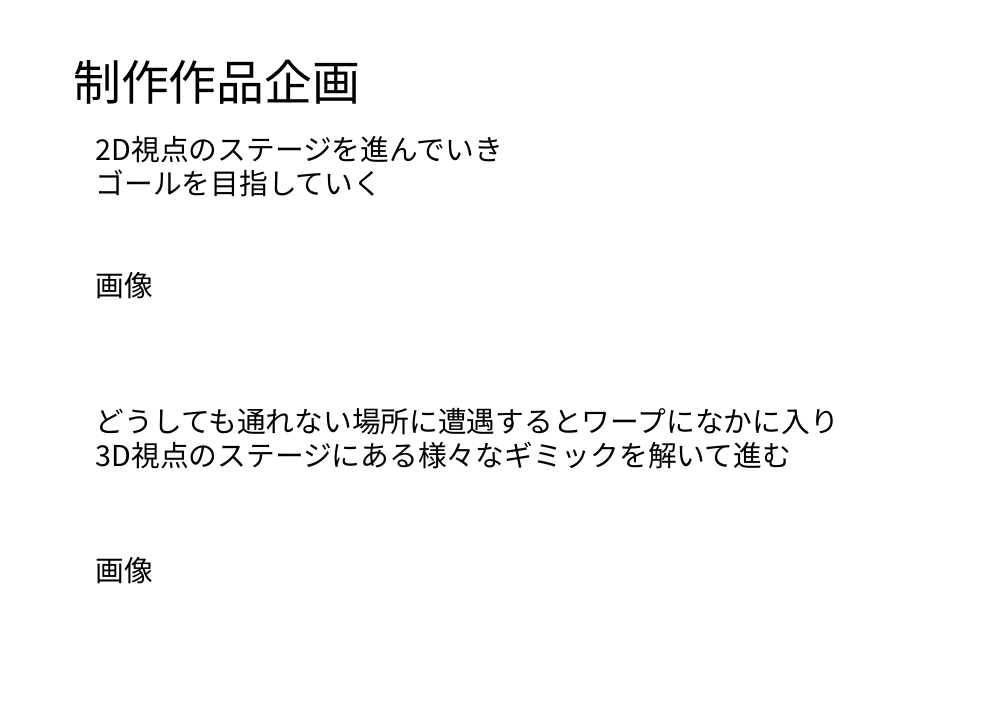
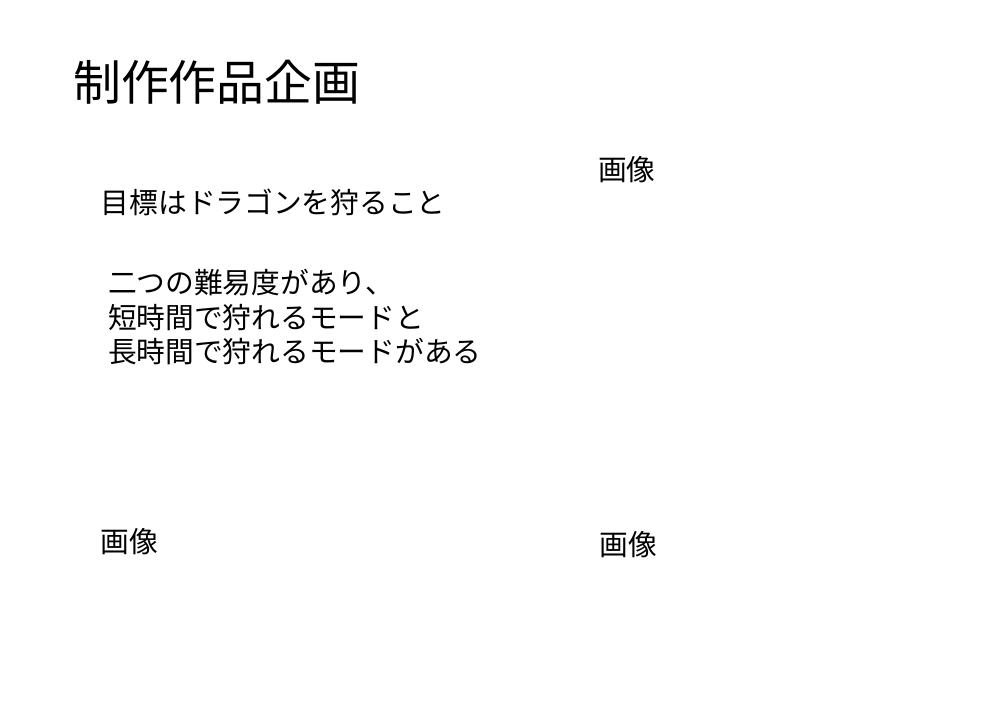
Before and after one commit to Hmmtrnt/Protfolio, a slide deck: slide 5 of ポートフォリオコナミ.pptx. Drawn at 1008x713 pixels with LibreOffice and Linux fonts; fonts in the diff are those of the drawing. Boxes give left, top, right and bottom in pixels: in the first picture for what was removed or moved away, otherwise in the second. Text is boxed around its words. In the diff, an @@ line names an element or a change of style, - is before the commit and + after.

```diff
--- a/ポートフォリオコナミ.pptx
+++ b/ポートフォリオコナミ.pptx
@@ text removed at (96, 136, 503, 197) @@
-2D視点のステージを進んでいき
-ゴールを目指していく
@@ text added at (598, 156, 655, 183), 24 pt, text #000000 @@
+画像
@@ text added at (101, 188, 446, 216), 24 pt, text #000000 @@
+目標はドラゴンを狩ること
@@ text added at (108, 269, 482, 365), 24 pt, text #000000 @@
+二つの難易度があり、
+短時間で狩れるモードと
+長時間で狩れるモードがある
@@ text removed at (96, 408, 839, 469) @@
-どうしても通れない場所に遭遇するとワープになかに入り
-3D視点のステージにある様々なギミックを解いて進む
@@ text "画像": place and size @@
-text "画像" at (96, 557, 153, 584)
+text "画像" at (101, 528, 158, 555)
@@ text "画像": place and size @@
-text "画像" at (96, 272, 153, 299)
+text "画像" at (600, 531, 657, 558)
```
Also in this commit, not shown: 5 other slides changed, 4 slides added, 4 slides removed.
